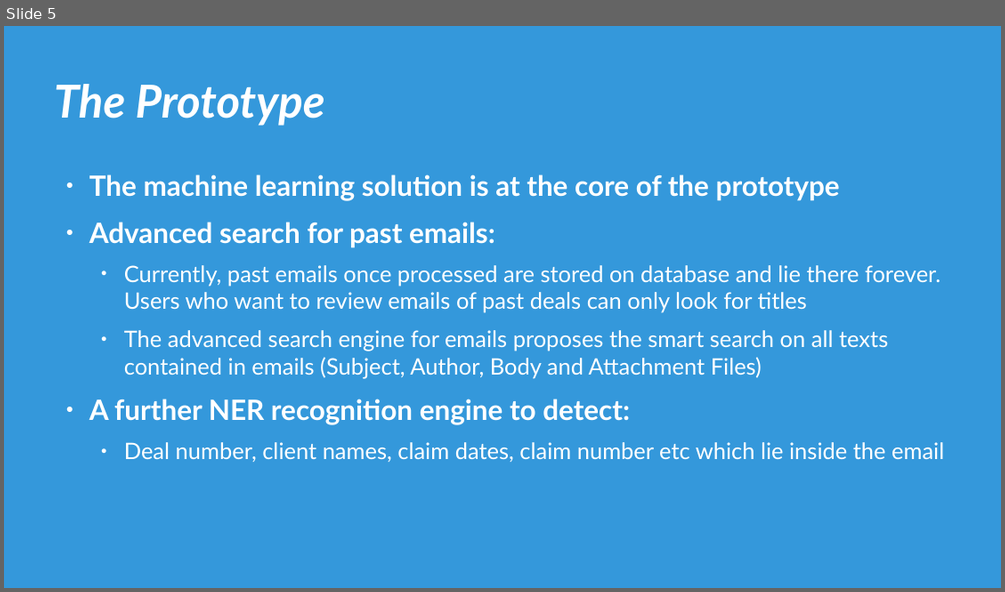
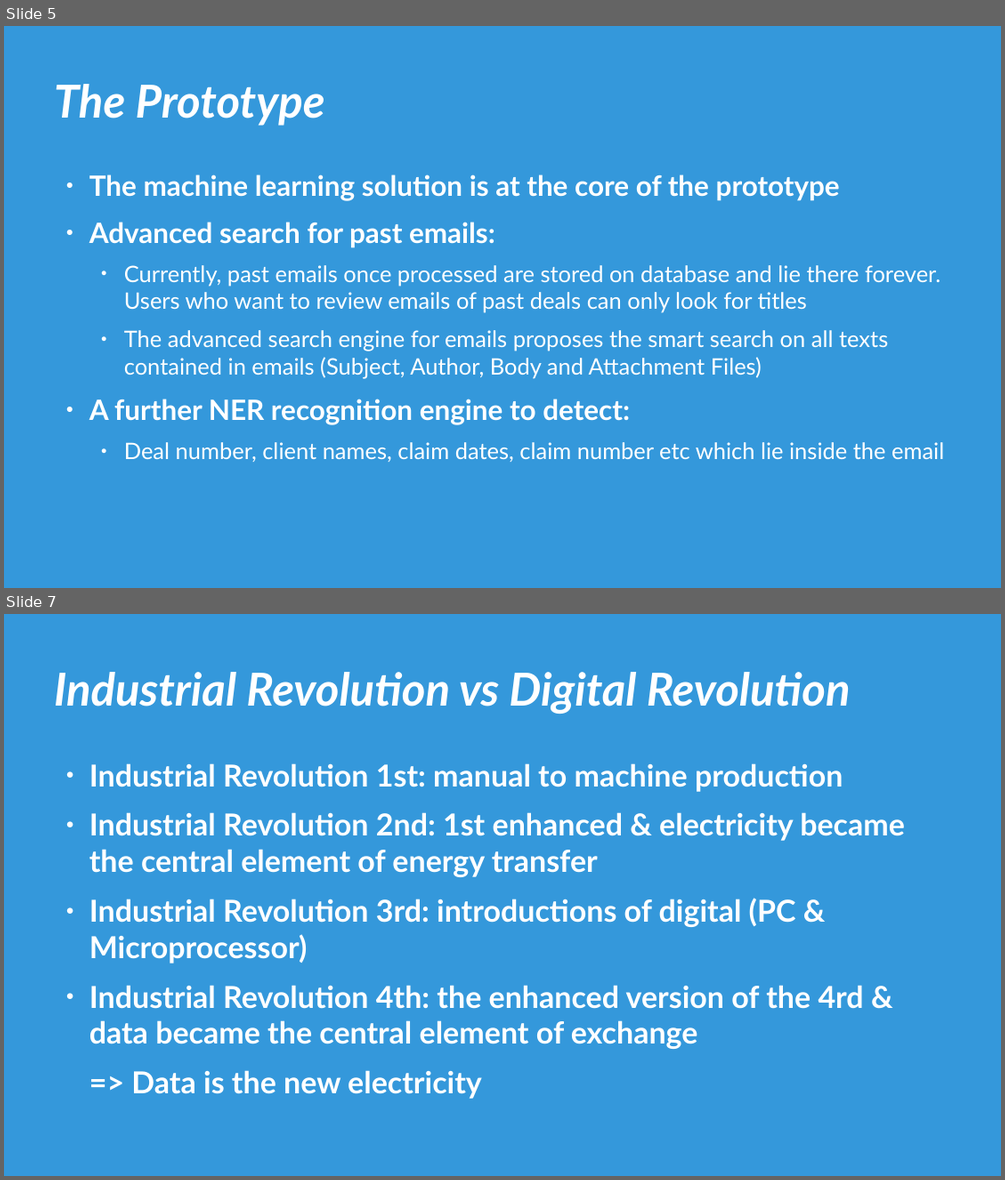
Before and after one commit to dmanh/publish, a slide deck: cafeseminaire_May_2019/production_machine_learning.odp. Shown one above the other, each under a label of ours: slide 5 before the commit, slides 5 and 7 after it; the slides between them are not shown. The pictures are 1005x592 and 1005x1180 pixels, drawn with LibreOffice and Linux fonts; fonts in the diff are those of the drawing. Boxes give left, top, right and bottom in pixels: in the first picture for what was removed or moved away, otherwise in the second. Text is boxed around its words. In the diff, an @@ line names an element or a change of style, - is before the commit and + after.

Commit message:
Finished production machine learning for cafe seminaire

```diff
--- a/cafeseminaire_May_2019/production_machine_learning.odp
+++ b/cafeseminaire_May_2019/production_machine_learning.odp
@@ slide 7 added at (x1=4, y1=614, x2=1001, y2=1176), background #3498DB @@
@@ title added at (x1=54, y1=672, x2=850, y2=714), 44.4 pt, text #FFFFFF, bold, italic @@
+Industrial Revolution vs Digital Revolution
@@ text added at (x1=89, y1=764, x2=905, y2=1099), 29.6 pt, text #FFFFFF, bold @@
+● Industrial Revolution 1st: manual to machine production
+● Industrial Revolution 2nd: 1st enhanced & electricity became the central element of energy transfer
+● Industrial Revolution 3rd: introductions of digital (PC & Microprocessor)
+● Industrial Revolution 4th: the enhanced version of the 4rd & data became the central element of exchange
+=> Data is the new electricity
```
Also in this commit, not shown: 3 other slides added, 1 slide removed, 2 other files.
